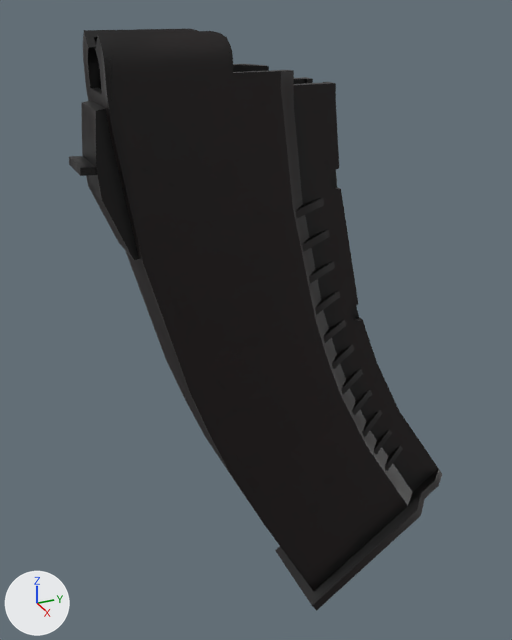
Two versions of the FBX model client/res/models/main_weapons/ak-74m/ak-74m_magazine_insert.fbx, one commit apart.
Camera for both pictures: a camera (50 mm lens) standing at (0.185, -0.089, -0.31) and looking at (-0.018, 0.002, -0.411). Arrows for +X, +Y and +Z are at lower left; the lights stay in place. The first picture is the older version.

Objects in the first picture: 'Magazine_lowT'.
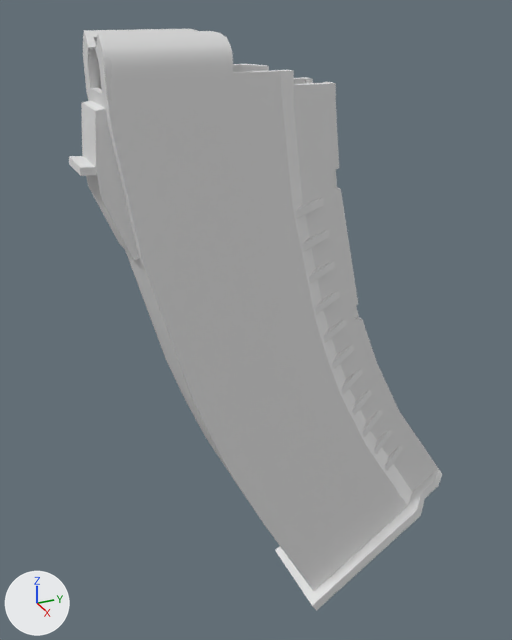
The edits, one by one:
Material 'AK_PBR' (mat_ak_pbr) is new.
Uses the picture img_ak_metallic_png.
Uses the picture img_ak_roughness_png.
me_cube_107 has 689 vertices, 1174 faces and spans x -0.016..0.016, y -0.086..0.046, z -0.197..0.012.
me_cube_107 no longer uses material mat_ak_fbx.
me_cube_107 gains material mat_ak_pbr.

Boxes [x1, y1, x2, y2] around the edits, measured in the pictures (512 x 640 px):
'Magazine_lowT', recoloured (black to grey): [69, 29, 442, 610] in both
